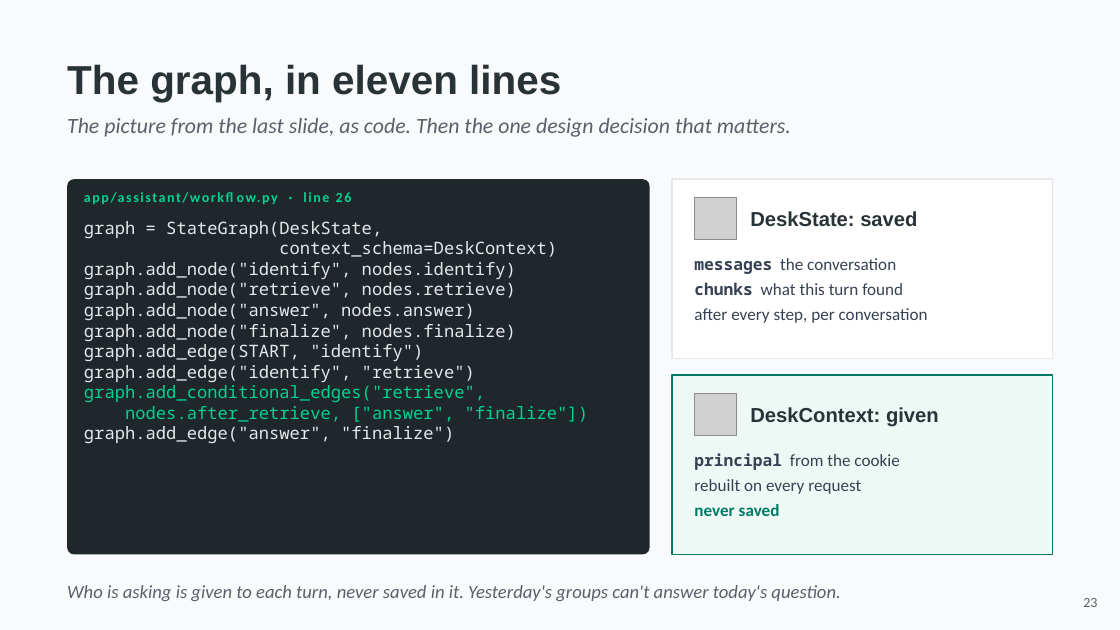
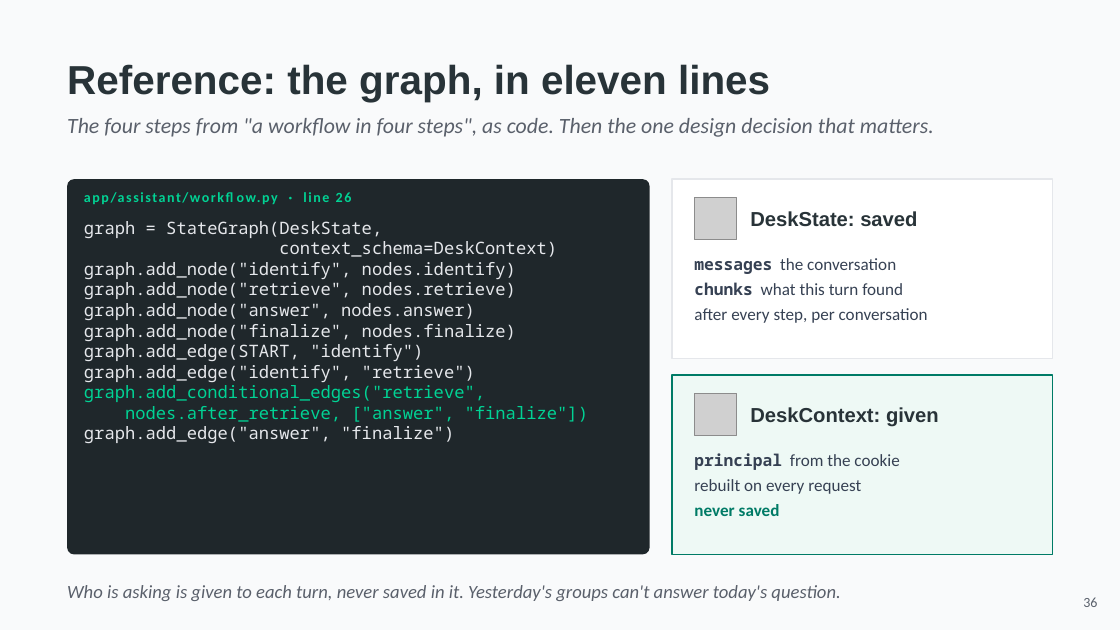
Before and after one commit to hasankanaan26/acme-desk, a slide deck: slide 36 of slides/part2-platform.pptx (slide 23 before the commit). Drawn at 1120x630 pixels with LibreOffice and Linux fonts; fonts in the diff are those of the drawing; grey boxes stand for pictures. Boxes give left, top, right and bottom in pixels: in the first picture for what was removed or moved away, otherwise in the second. Text is boxed around its words. In the diff, an @@ line names an element or a change of style, - is before the commit and + after.

```diff
--- a/slides/part2-platform.pptx
+++ b/slides/part2-platform.pptx
@@ text at bbox=[67, 64, 770, 102]: text changed @@
-The graph, in eleven lines
+Reference: the graph, in eleven lines
@@ text at bbox=[67, 118, 934, 137]: text changed @@
-The picture from the last slide, as code. Then the one design decision that matters.
+The four steps from "a workflow in four steps", as code. Then the one design decision that matters.
@@ text at bbox=[1083, 597, 1097, 607]: text changed @@
-23
+36
```
Also in this commit, not shown: 18 other slides changed, 21 slides added, 20 slides removed, 9 other files.
